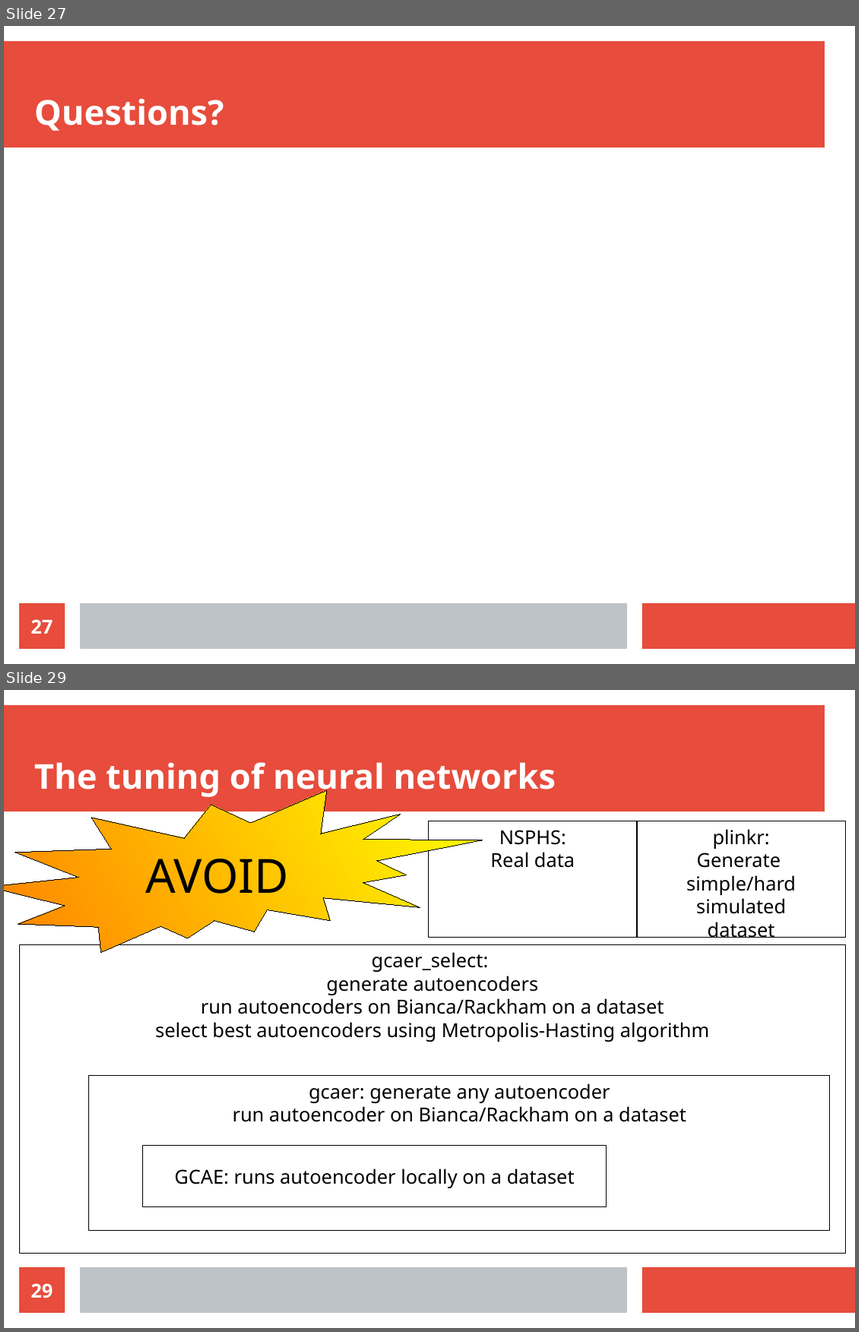
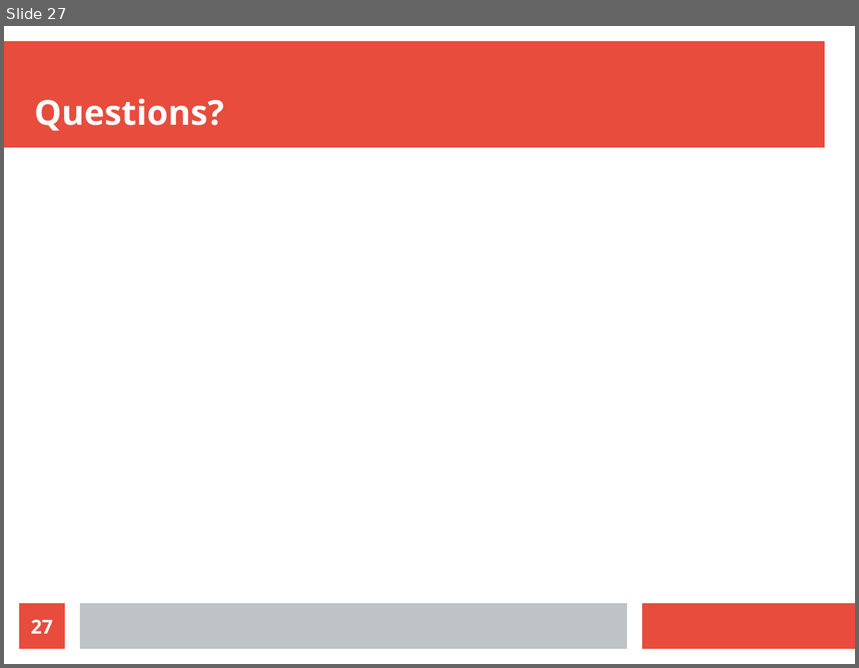
Before and after one commit to richelbilderbeek/science_presentation_20220305, a slide deck: science_presentation_20220305.odp. Shown one above the other, each under a label of ours: slides 27 and 29 before the commit, slide 27 after it; the slides between them are not shown. The pictures are 859x1332 and 859x668 pixels, drawn with LibreOffice and Linux fonts; fonts in the diff are those of the drawing. Boxes give left, top, right and bottom in pixels: in the first picture for what was removed or moved away, otherwise in the second. Text is boxed around its words. In the diff, an @@ line names an element or a change of style, - is before the commit and + after.

Commit message:
EOD

```diff
--- a/science_presentation_20220305.odp
+++ b/science_presentation_20220305.odp
@@ slide 29 removed at (4, 690, 855, 1328), background #FFFFFF; not listed: 3 template elements that a slide beside it also shows @@
@@ title removed at (34, 762, 557, 799) @@
-The tuning of neural networks
@@ irregular seal removed at (4, 790, 483, 953) @@
-AVOID
@@ rectangle removed at (429, 821, 637, 937) @@
-NSPHS:
-Real data
@@ rectangle removed at (637, 821, 846, 937) @@
-plinkr:
-Generate
-simple/hard
-simulated
-dataset
@@ rectangle removed at (19, 945, 846, 1254) @@
-gcaer_select:
-generate autoencoders
-run autoencoders on Bianca/Rackham on a dataset
-select best autoencoders using Metropolis-Hasting algorithm
@@ rectangle removed at (89, 1076, 830, 1230) @@
-gcaer: generate any autoencoder
-run autoencoder on Bianca/Rackham on a dataset
@@ rectangle removed at (143, 1146, 607, 1208) @@
-GCAE: runs autoencoder locally on a dataset
@@ page number removed at (19, 1268, 65, 1313) @@
-29
```
Also in this commit, not shown: 1 other slide removed.
